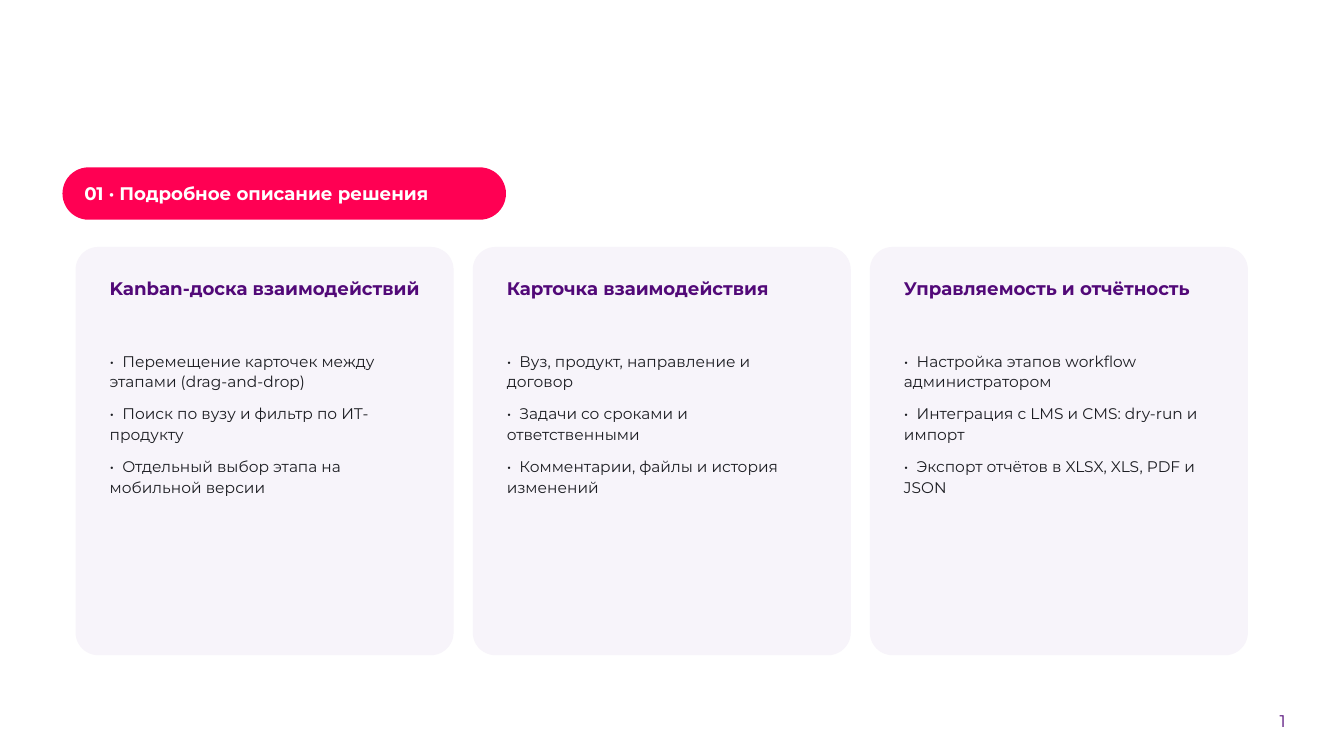
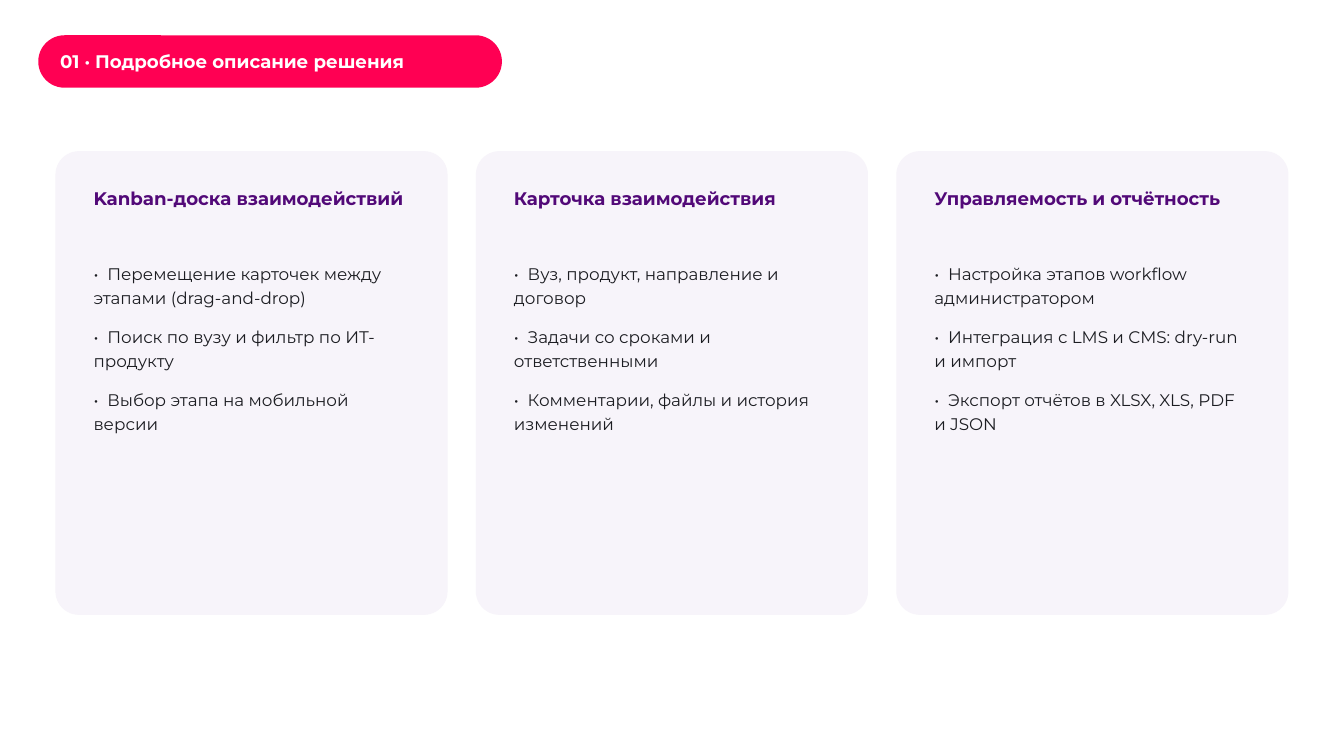
Before and after one commit to Pavel1778/rtk-crm, a slide deck: slide 1 of docs/presentation/RTK-CRM-LCT2026.pptx. Drawn at 1344x756 pixels with LibreOffice and Linux fonts; fonts in the diff are those of the drawing; background and template pictures are left out. Boxes give left, top, right and bottom in pixels: in the first picture for what was removed or moved away, otherwise in the second. Text is boxed around its words. In the diff, an @@ line names an element or a change of style, - is before the commit and + after.

Commit message:
fix: вёрстка KPI-плиток, демо-данные сида и номера шагов презентации
- seed: досоздание B2B/B2C-карточек по ключу (вуз, продукт), база без
  B2C-воронки больше не остаётся без заявок; задачи и комментарии
  добавляются недостающим карточкам
- отчёты: сетка KPI переведена на auto-fit, пятая плитка не остаётся
  одна во втором ряду
- презентация: номера шагов «02»/«03» больше не переносятся на две строки
- check_presentation_layout: регрессия на разбитый номер шага
- скрипты сборки артефактов и съёмки убраны из репозитория (только PPTX/PDF)

pytest 208 passed; ruff, mypy, tsc и сборка frontend — чисто.

```diff
--- a/docs/presentation/RTK-CRM-LCT2026.pptx
+++ b/docs/presentation/RTK-CRM-LCT2026.pptx
@@ rounded rectangle "01 · Подробное описание решения": place and size @@
-rounded rectangle "01 · Подробное описание решения" at box(63, 167, 506, 220)
+rounded rectangle "01 · Подробное описание решения" at box(38, 35, 502, 88)
@@ rounded rectangle removed at box(36, 144, 1309, 701) @@
@@ rounded rectangle: place and size @@
-rounded rectangle at box(76, 247, 454, 655)
+rounded rectangle at box(55, 151, 448, 615)
@@ text "Kanban-доска взаимодействий": place and size @@
-text "Kanban-доска взаимодействий" at box(110, 281, 420, 297)
+text "Kanban-доска взаимодействий" at box(94, 191, 404, 207)
@@ rounded rectangle: place and size @@
-rounded rectangle at box(473, 247, 851, 655)
+rounded rectangle at box(476, 151, 868, 615)
@@ text "Карточка взаимодействия": place and size @@
-text "Карточка взаимодействия" at box(507, 281, 768, 299)
+text "Карточка взаимодействия" at box(514, 191, 775, 209)
@@ rounded rectangle: place and size @@
-rounded rectangle at box(870, 247, 1248, 655)
+rounded rectangle at box(896, 151, 1289, 615)
@@ text "Управляемость и отчётность": place and size @@
-text "Управляемость и отчётность" at box(904, 281, 1190, 299)
+text "Управляемость и отчётность" at box(934, 191, 1220, 209)
@@ text "• Перемещение карточек между этапами ...": place and size @@
-text "• Перемещение карточек между этапами ..." at box(110, 356, 375, 496)
+text "• Перемещение карточек между этапами ..." at box(94, 268, 382, 434)
@@ text at box(94, 268, 382, 371): size 11 to 12 pt in "• Перемещение карточек между этапами (drag-and-drop)", "• Поиск по вузу и фильтр по ..."; line spacing 1.12 to 1.22; more space between paragraphs @@
@@ text "• Вуз, продукт, направление и ...": place and size @@
-text "• Вуз, продукт, направление и ..." at box(507, 356, 778, 493)
+text "• Вуз, продукт, направление и ..." at box(514, 268, 809, 430)
@@ text "• Вуз, продукт, направление и ..." at box(514, 268, 809, 430): size 11 to 12 pt; line spacing 1.12 to 1.22; more space between paragraphs @@
@@ text "• Настройка этапов workflow администратором" at box(934, 267, 1238, 430): size 11 to 12 pt; line spacing 1.12 to 1.22; more space between paragraphs @@
@@ text "• Настройка этапов workflow администратором": place and size @@
-text "• Настройка этапов workflow администратором" at box(904, 355, 1198, 493)
+text "• Настройка этапов workflow администратором" at box(934, 267, 1238, 430)
@@ text at box(94, 393, 349, 434): text changed; size 11 to 12 pt @@
-• Отдельный выбор этапа на мобильной версии
+• Выбор этапа на мобильной версии
@@ text removed at box(1280, 715, 1286, 727) @@
-1
```
Also in this commit, not shown: 9 other slides changed, 13 other files.
